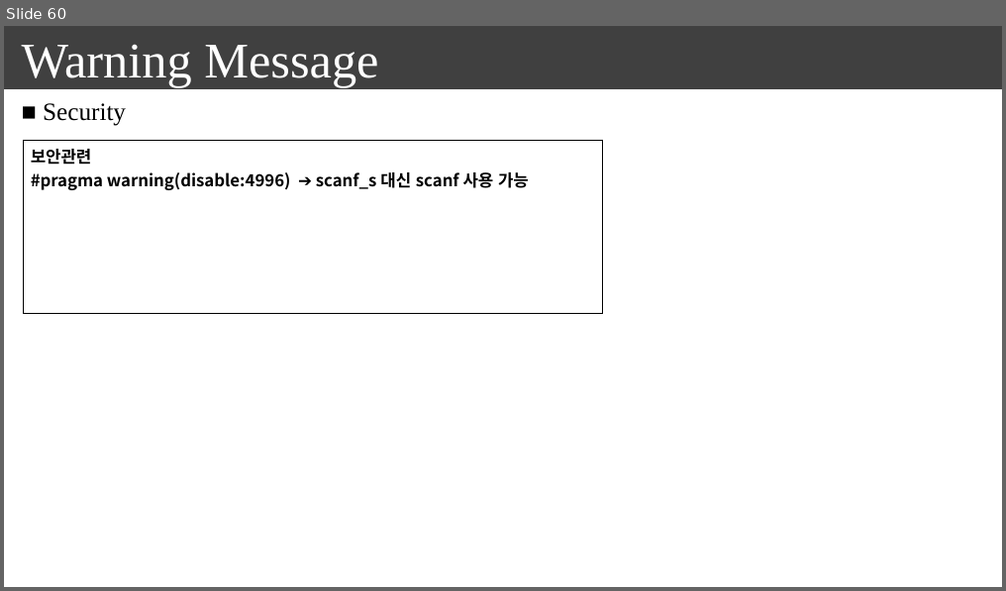
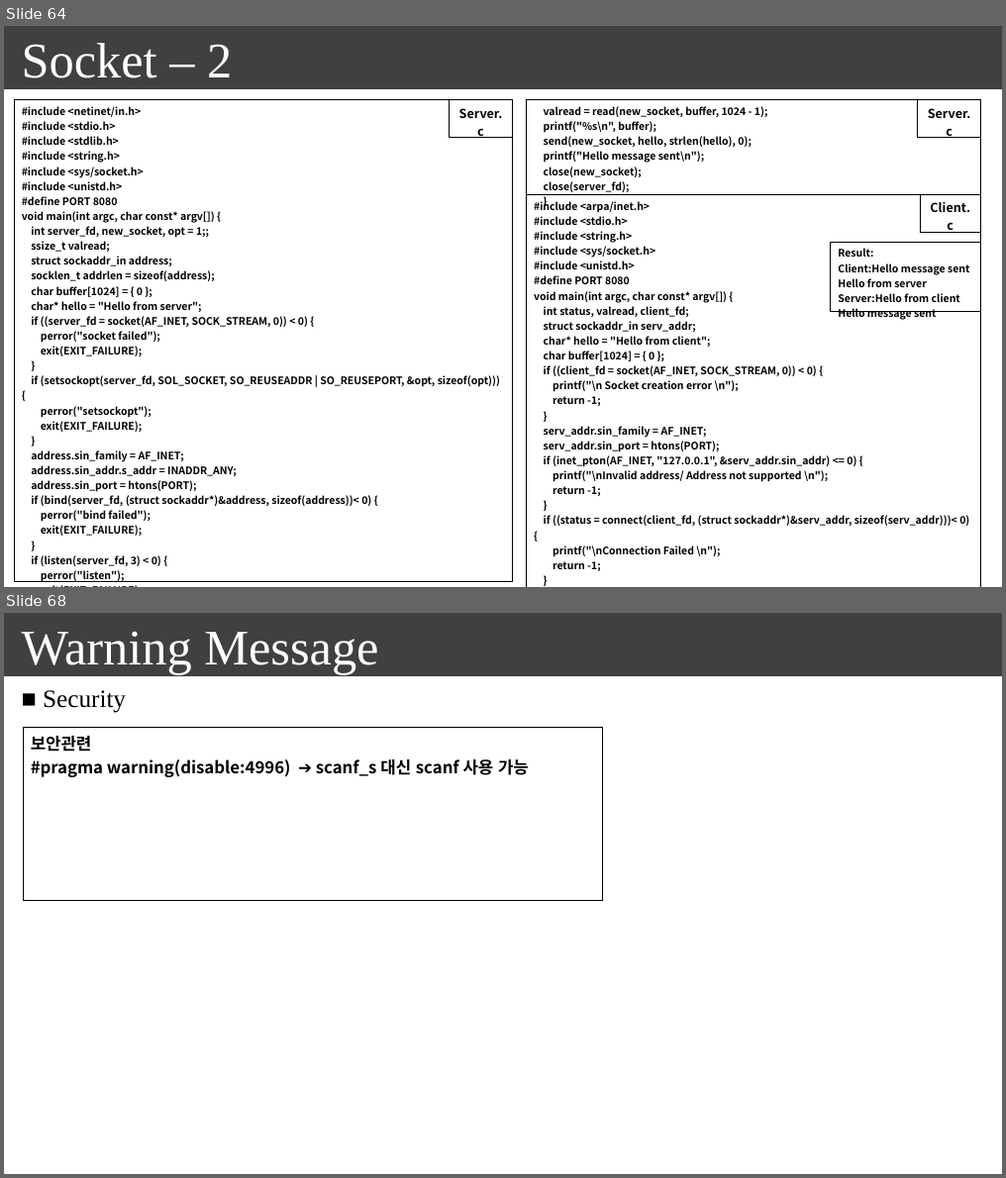
Before and after one commit to seonghokim/Study, a slide deck: everything in c.pptx. Shown one above the other, each under a label of ours: slide 60 before the commit, slides 64 and 68 after it; the slides between them are not shown. The pictures are 1006x591 and 1006x1178 pixels, drawn with LibreOffice and Linux fonts; fonts in the diff are those of the drawing. Boxes give left, top, right and bottom in pixels: in the first picture for what was removed or moved away, otherwise in the second. Text is boxed around its words. In the diff, an @@ line names an element or a change of style, - is before the commit and + after.

Commit message:
20240109_summarize C
next work: data structure, algorithm

```diff
--- a/everything in c.pptx
+++ b/everything in c.pptx
@@ slide 64 added at (x1=4, y1=26, x2=1002, y2=587), background #FFFFFF; not listed: 1 template element that a slide beside it also shows @@
@@ text added at (x1=22, y1=43, x2=232, y2=78), 48 pt, text #FFFFFF @@
+Socket – 2
@@ table added at (x1=15, y1=100, x2=513, y2=586), 1 rows, 1 columns @@
+#include <netinet/in.h> / #include <stdio.h> / #include <stdlib.h> / #include <string.h> / #include <sys/socket.h> / #include <unistd.h> / #define PORT 8080 / void main(int argc, char const* argv[]) { / int server_fd, new_socket, opt = 1;; / ssize_t valread; / struct sockaddr_in address; / socklen_t addrlen = sizeof(address); / char buffer[1024] = { 0 }; / char* hello = "Hello from server"; / if ((server_fd = socket(AF_INET, SOCK_STREAM, 0)) < 0) { / perror("socket failed"); / exit(EXIT_FAILURE); / } / if (setsockopt(server_fd, SOL_SOCKET, SO_REUSEADDR | SO_REUSEPORT, &opt, sizeof(opt))) { / perror("setsockopt"); / exit(EXIT_FAILURE); / } / address.sin_family = AF_INET; / address.sin_addr.s_addr = INADDR_ANY; / address.sin_port = htons(PORT); / if (bind(server_fd, (struct sockaddr*)&address, sizeof(address))< 0) { / perror("bind failed"); / exit(EXIT_FAILURE); / } / if (listen(server_fd, 3) < 0) { / perror("listen"); / exit(EXIT_FAILURE); / } / if ((new_socket = accept(server_fd, (struct sockaddr*)&address, &addrlen)) < 0) { / perror("accept"); / exit(EXIT_FAILURE); / }
@@ table added at (x1=450, y1=100, x2=512, y2=142), 1 rows, 1 columns @@
+Server.c
@@ table added at (x1=527, y1=100, x2=981, y2=196), 1 rows, 1 columns @@
+valread = read(new_socket, buffer, 1024 - 1); / printf("%s\n", buffer); / send(new_socket, hello, strlen(hello), 0); / printf("Hello message sent\n"); / close(new_socket); / close(server_fd); / }
@@ table added at (x1=918, y1=100, x2=981, y2=142), 1 rows, 1 columns @@
+Server.c
@@ table added at (x1=527, y1=195, x2=981, y2=587), 1 rows, 1 columns @@
+#include <arpa/inet.h> / #include <stdio.h> / #include <string.h> / #include <sys/socket.h> / #include <unistd.h> / #define PORT 8080 / void main(int argc, char const* argv[]) { / int status, valread, client_fd; / struct sockaddr_in serv_addr; / char* hello = "Hello from client"; / char buffer[1024] = { 0 }; / if ((client_fd = socket(AF_INET, SOCK_STREAM, 0)) < 0) { / printf("\n Socket creation error \n"); / return -1; / } / serv_addr.sin_family = AF_INET; / serv_addr.sin_port = htons(PORT); / if (inet_pton(AF_INET, "127.0.0.1", &serv_addr.sin_addr) <= 0) { / printf("\nInvalid address/ Address not supported \n"); / return -1; / } / if ((status = connect(client_fd, (struct sockaddr*)&serv_addr, sizeof(serv_addr)))< 0) { / printf("\nConnection Failed \n"); / return -1; / } / send(client_fd, hello, strlen(hello), 0); / printf("Hello message sent\n"); / valread = read(client_fd, buffer, 1024 - 1); / printf("%s\n", buffer); / close(client_fd); / }
@@ table added at (x1=921, y1=194, x2=981, y2=237), 1 rows, 1 columns @@
+Client.c
@@ table added at (x1=831, y1=242, x2=981, y2=324), 1 rows, 1 columns @@
+Result: / Client:Hello message sent / Hello from server / Server:Hello from client / Hello message sent
@@ what was slide 60 is now slide 68 @@
```
Also in this commit, not shown: 1 slide changed, 7 other slides added.
